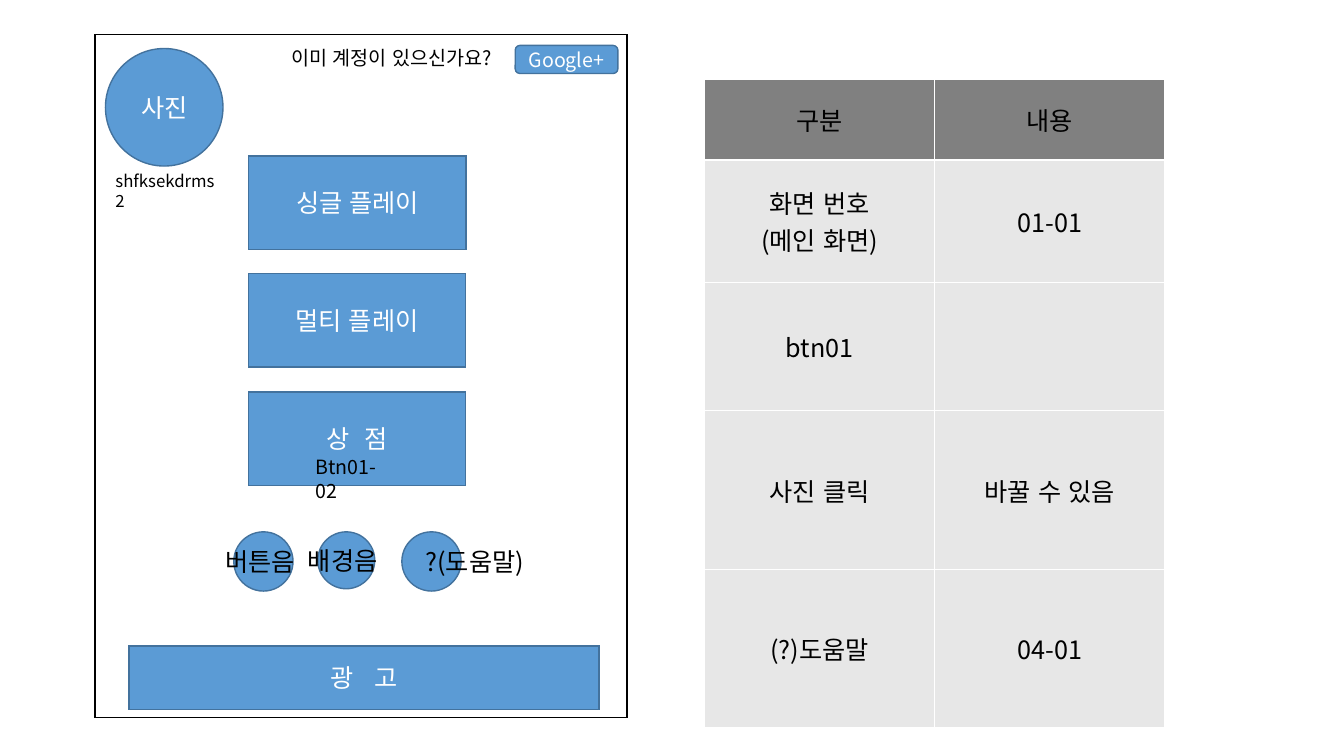
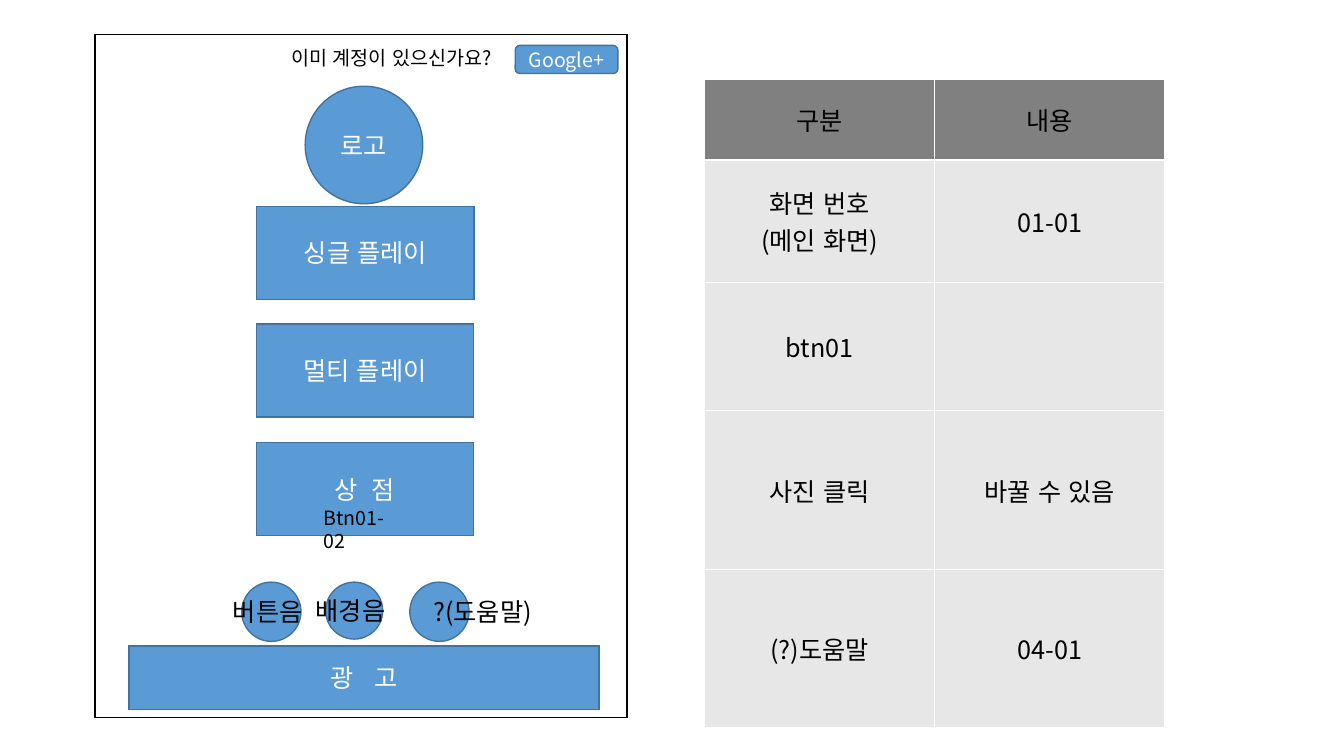
Before and after one commit to Maze-of-memories/origin, a slide deck: slide 1 of 화면정의서.pptx. Drawn at 1344x756 pixels with LibreOffice and Linux fonts; fonts in the diff are those of the drawing. Boxes give left, top, right and bottom in pixels: in the first picture for what was removed or moved away, otherwise in the second. Text is boxed around its words. In the diff, an @@ line names an element or a change of style, - is before the commit and + after.

```diff
--- a/화면정의서.pptx
+++ b/화면정의서.pptx
@@ ellipse "로고": place and size @@
-ellipse "로고" at (106,48,224,166)
+ellipse "로고" at (306,87,423,205)
@@ text in ellipse at (341,136,387,154): text changed @@
-사진
+로고
@@ text removed at (106,166,230,197) @@
-shfksekdrms2
@@ text "Btn01-02" rewrapped from (316,459,377,503) to (324,510,385,548) @@
@@ 3 texts, 3 rectangles, 3 ellipses: place and size @@
-3 texts, 3 rectangles, 3 ellipses at (225,156,524,592)
+3 texts, 3 rectangles, 3 ellipses at (233,207,532,642)
```
Also in this commit, not shown: 1 other slide changed, 1 slide added, 10 other files.
